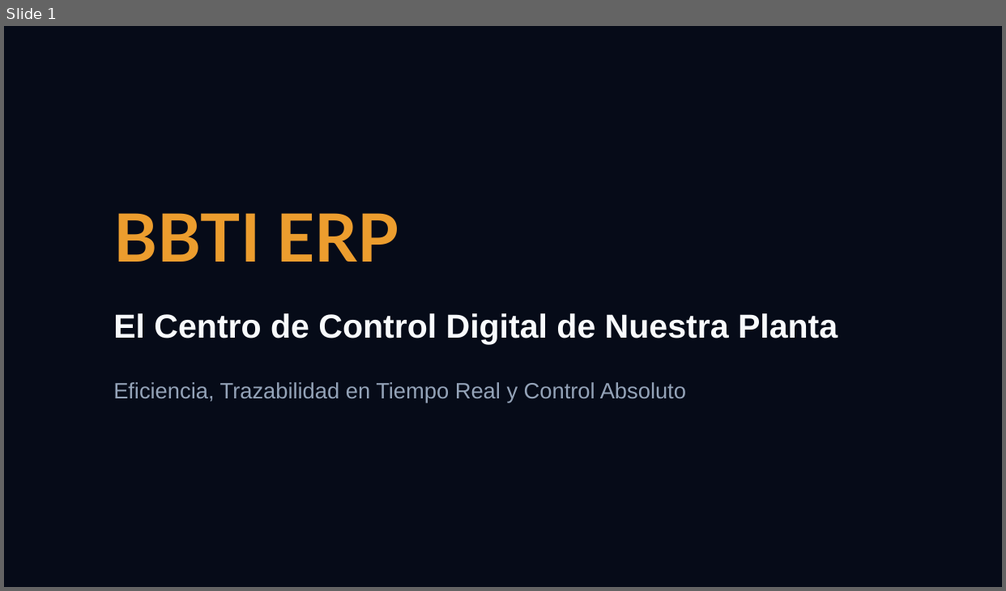
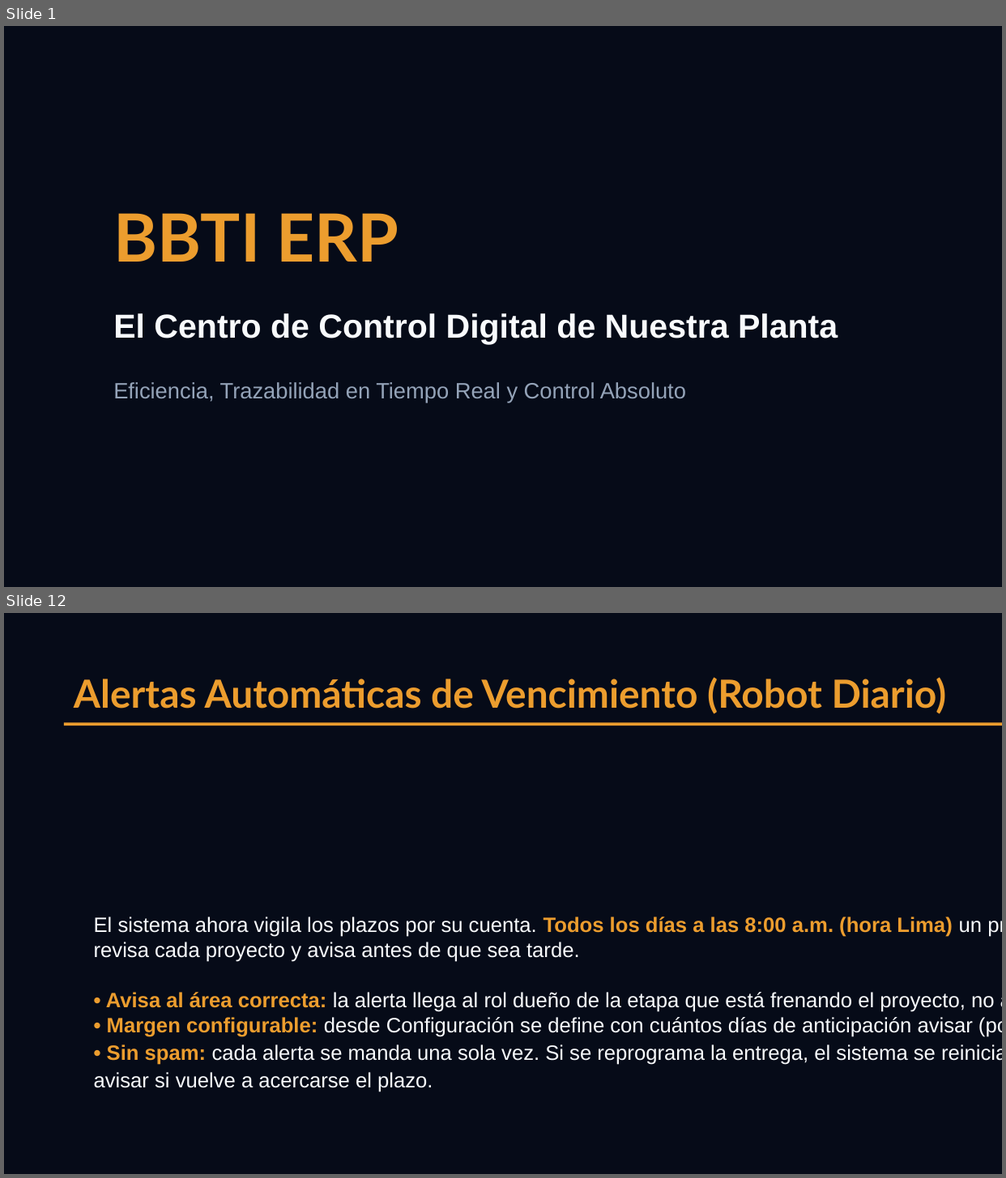
Before and after one commit to mirkovedia/bbti-erp, a slide deck: Pitch_BBTI_ERP.pptx. Shown one above the other, each under a label of ours: slide 1 before the commit, slides 1 and 12 after it; the slides between them are not shown. The pictures are 1006x591 and 1006x1178 pixels, drawn with LibreOffice and Linux fonts; fonts in the diff are those of the drawing. Boxes give left, top, right and bottom in pixels: in the first picture for what was removed or moved away, otherwise in the second. Text is boxed around its words. In the diff, an @@ line names an element or a change of style, - is before the commit and + after.

```diff
--- a/Pitch_BBTI_ERP.pptx
+++ b/Pitch_BBTI_ERP.pptx
@@ slide 12 added at (4, 613, 1002, 1174), background #060B18 @@
@@ text added at (74, 677, 947, 714), 28 pt, text #EC9D2E, bold @@
+Alertas Automáticas de Vencimiento (Robot Diario)
@@ rectangle added at (64, 723, 1002, 726), fill #EC9D2E @@
@@ text added at (94, 917, 1002, 1093), 15 pt, text #F8FAFC @@
+El sistema ahora vigila los plazos por su cuenta. Todos los días a las 8:00 a.m. (hora Lima) un proceso automático revisa cada proyecto y avisa antes de que sea tarde.
+• Avisa al área correcta: la alerta llega al rol dueño de la etapa que está frenando el proyecto, no a todos por igual.
+• Margen configurable: desde Configuración se define con cuántos días de anticipación avisar (por defecto 7).
+• Sin spam: cada alerta se manda una sola vez. Si se reprograma la entrega, el sistema se reinicia y puede volver a avisar si vuelve a acercarse el plazo.
```
Also in this commit, not shown: 7 slides changed, 5 other slides added, 1 other file.
